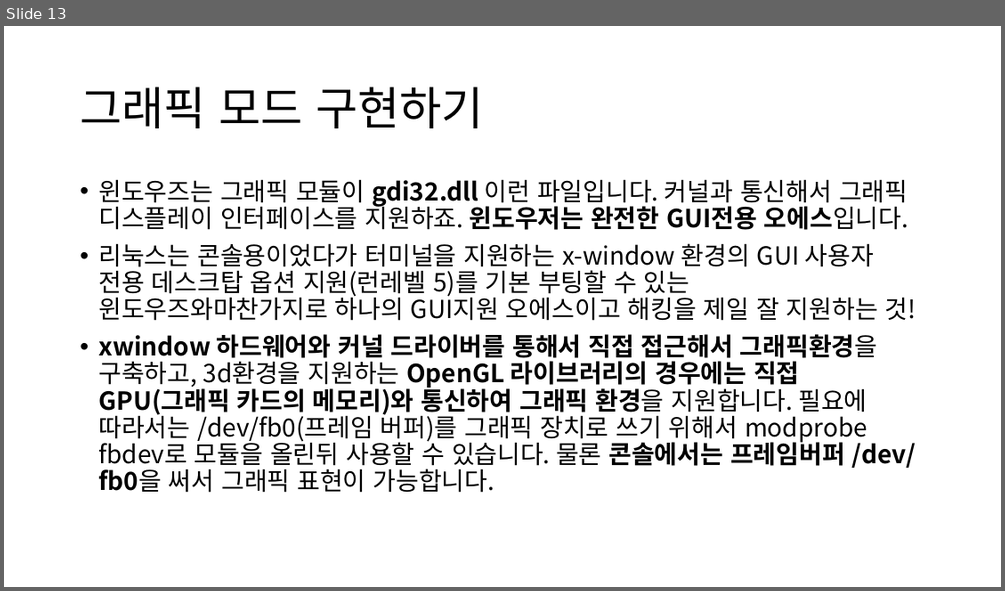
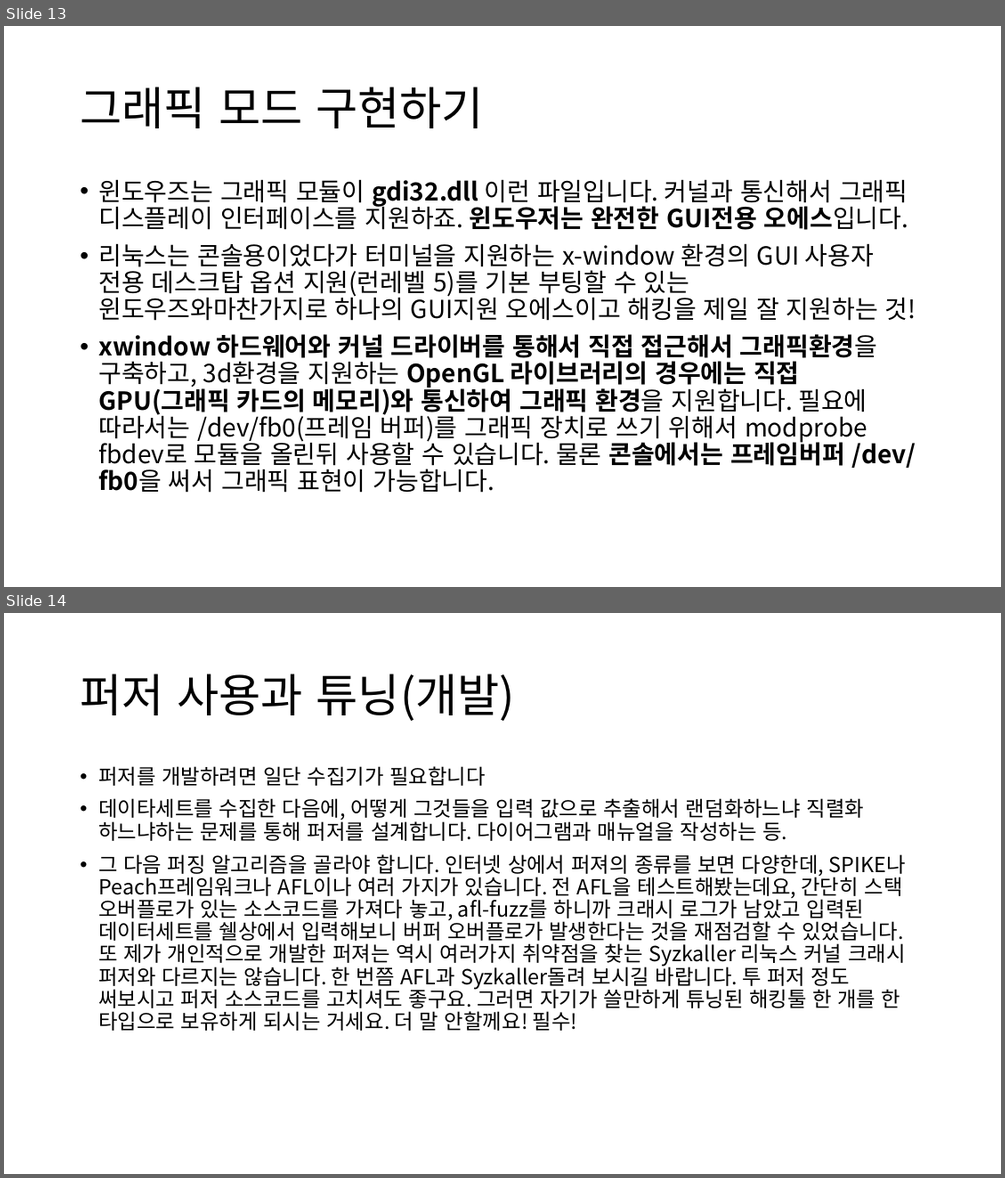
Before and after one commit to tkopppop/CveSs, a slide deck: 바이너리디핑론과부가적해킹기법들소개.pptx. Shown one above the other, each under a label of ours: slide 13 before the commit, slides 13 and 14 after it. The pictures are 1005x591 and 1005x1178 pixels, drawn with LibreOffice and Linux fonts; fonts in the diff are those of the drawing. Boxes give left, top, right and bottom in pixels: in the first picture for what was removed or moved away, otherwise in the second. Text is boxed around its words. In the diff, an @@ line names an element or a change of style, - is before the commit and + after.

```diff
--- a/바이너리디핑론과부가적해킹기법들소개.pptx
+++ b/바이너리디핑론과부가적해킹기법들소개.pptx
@@ slide 14 added at (4,613,1001,1174), background #FFFFFF @@
@@ title added at (80,674,515,721), 44 pt, text #000000 @@
+퍼저 사용과 튜닝(개발)
@@ text added at (98,766,906,1030), 20 pt, text #000000 @@
+• 퍼저를 개발하려면 일단 수집기가 필요합니다
+• 데이타세트를 수집한 다음에, 어떻게 그것들을 입력 값으로 추출해서 랜덤화하느냐 직렬화 하느냐하는 문제를 통해 퍼저를 설계합니다. 다이어그램과 매뉴얼을 작성하는 등.
+• 그 다음 퍼징 알고리즘을 골라야 합니다. 인터넷 상에서 퍼져의 종류를 보면 다양한데, SPIKE나 Peach프레임워크나 AFL이나 여러 가지가 있습니다. 전 AFL을 테스트해봤는데요, 간단히 스택 오버플로가 있는 소스코드를 가져다 놓고, afl-fuzz를 하니까 크래시 로그가 남았고 입력된 데이터세트를 쉘상에서 입력해보니 버퍼 오버플로가 발생한다는 것을 재점검할 수 있었습니다. 또 제가 개인적으로 개발한 퍼져는 역시 여러가지 취약점을 찾는 Syzkaller 리눅스 커널 크래시 퍼저와 다르지는 않습니다. 한 번쯤 AFL과 Syzkaller돌려 보시길 바랍니다. 투 퍼저 정도 써보시고 퍼저 소스코드를 고치셔도 좋구요. 그러면 자기가 쓸만하게 튜닝된 해킹툴 한 개를 한 타입으로 보유하게 되시는 거세요. 더 말 안할께요! 필수!
```
